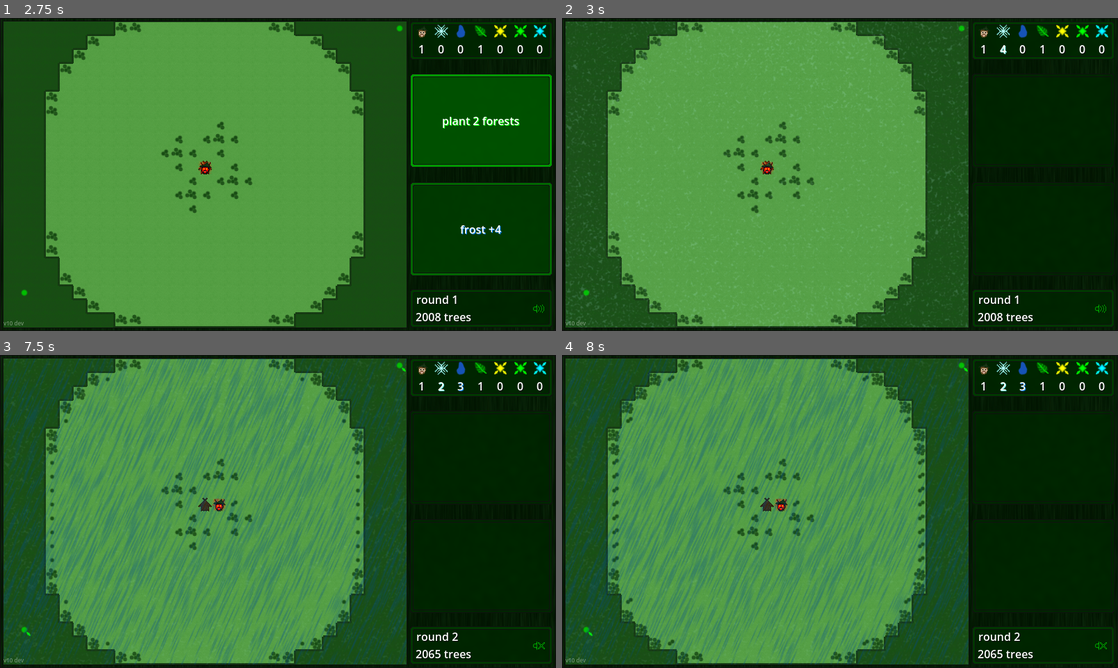
Above: before the commit, frames 1-4 (two rows, left to right).
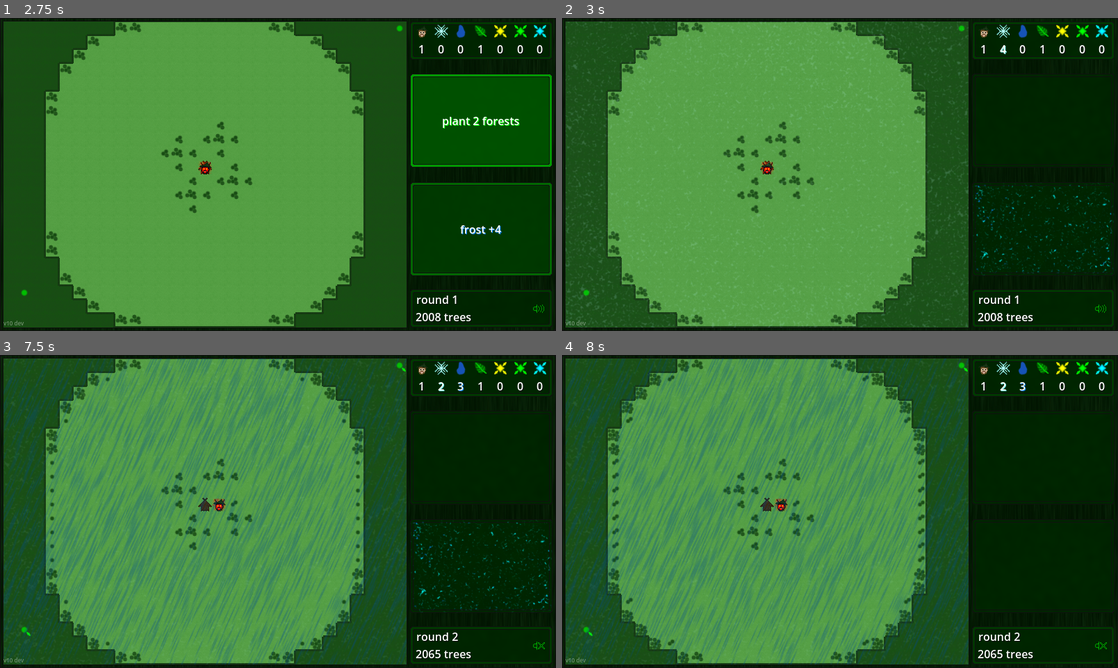
Above: after the commit, the same moments.

Repository: TriffnixXIV/ForstForward
Game: Godot game, scene res://Scenes/ForstForward.tscn
The game is run twice, just before and just after one commit, with the same random seed, the same clock (stepped at 60 frames per second) and the same inputs. Sound files missing from this copy of the repository are replaced by a short silence.
Inputs (mouse positions are in pixels of both pictures, inside the frame that each line leads up to):
- Up to frame 1 (2.75 s): click (205, 174) at 0.5 s; click (205, 174) at 1.25 s; click "plant 2 forests" at 2 s
- Up to frame 2 (3 s): click "frost +4" at 2.75 s
- Up to frame 3 (7.5 s): click (539, 646) at 3.5 s; tap Enter at 4.25 s; move the mouse to (400, 495) at 4.27 s; tap Tab at 4.35, 5.1, 5.85 s; click (400, 495) at 4.42 s; move the mouse to (166, 527) at 5.02 s; click (166, 527) at 5.17 s; tap Space at 5.75 s; move the mouse to (333, 442) at 5.77 s; click (333, 442) at 5.92 s; click "spawn a druid" at 6.5 s; click "rain +3" at 7.25 s
- Up to frame 4 (8 s): no input

Frame 1 is identical in both runs. In frame 2, 0.4% of the frame differs, in the area x 73-100%, y 52-83%; in frame 3, 0.4%; in frame 4, nothing differs.

Commit message:
option spark flash

Diff:
--- a/Source/Code/ButtonSparks.gd
+++ b/Source/Code/ButtonSparks.gd
@@ -8,9 +8,34 @@
 
 enum SparkColor {green, blue, purple, yellow}
 
+var base_modulate: float
+
+func set_crystal(crystal_type: Crystal.Type):
+	match crystal_type:
+		Crystal.Type.life:		set_color(ButtonSparks.SparkColor.yellow)
+		Crystal.Type.growth:	set_color(ButtonSparks.SparkColor.green)
+		Crystal.Type.weather:	set_color(ButtonSparks.SparkColor.blue)
+
 func set_color(color: SparkColor):
 	match color:
 		SparkColor.green:	texture = green_spark_texture
 		SparkColor.blue:	texture = blue_spark_texture
 		SparkColor.purple:	texture = purple_spark_texture
 		SparkColor.yellow:	texture = yellow_spark_texture
+
+func set_modulate_alpha(modulate_alpha):
+	base_modulate = modulate_alpha
+	if $Timer.is_stopped():
+		modulate.a = base_modulate
+
+func flash():
+	$Timer.start()
+	flip_h = true
+	base_modulate = modulate.a
+	modulate.a = 1.0
+
+func _on_timer_timeout():
+	modulate.a = max(base_modulate, modulate.a - 0.5)
+	flip_h = false
+	if base_modulate < modulate.a:
+		$Timer.start()
--- a/Source/Code/ForstForward.gd
+++ b/Source/Code/ForstForward.gd
@@ -230,26 +230,21 @@
 	top_upgrade.set_upgrade(new_upgrades[0])
 	bottom_upgrade.set_upgrade(new_upgrades[1])
 
-	var spark_color = null
-	match crystal_type:
-		Crystal.Type.life:		spark_color = ButtonSparks.SparkColor.yellow
-		Crystal.Type.growth:	spark_color = ButtonSparks.SparkColor.green
-		Crystal.Type.weather:	spark_color = ButtonSparks.SparkColor.blue
-
 	$Sidebar/InGameUI/TopOption/Label.text = top_upgrade.get_text()
-	$Sidebar/InGameUI/TopOption/Sparks.visible = true
-	$Sidebar/InGameUI/TopOption/Sparks.set_color(spark_color)
+	$Sidebar/InGameUI/TopOption/Sparks.set_modulate_alpha(0.5)
+	$Sidebar/InGameUI/TopOption/Sparks.set_crystal(crystal_type)
 	$Sidebar/InGameUI/BottomOption/Label.text = bottom_upgrade.get_text()
-	$Sidebar/InGameUI/BottomOption/Sparks.visible = true
-	$Sidebar/InGameUI/BottomOption/Sparks.set_color(spark_color)
+	$Sidebar/InGameUI/BottomOption/Sparks.set_modulate_alpha(0.5)
+	$Sidebar/InGameUI/BottomOption/Sparks.set_crystal(crystal_type)
 
 func next_actions():
 	var new_actions = action_factory.get_actions()
 
 	top_action.set_action(new_actions[0])
 	bottom_action.set_action(new_actions[1])
-	$Sidebar/InGameUI/TopOption/Sparks.visible = false
-	$Sidebar/InGameUI/BottomOption/Sparks.visible = false
+
+	$Sidebar/InGameUI/TopOption/Sparks.set_modulate_alpha(0.0)
+	$Sidebar/InGameUI/BottomOption/Sparks.set_modulate_alpha(0.0)
 
 func update_top_action_text():
 	$Sidebar/InGameUI/TopOption/Label.text = top_action.get_full_text()
@@ -268,6 +263,7 @@
 func enact_top_option():
 	if not $Sidebar/InGameUI/TopOption.disabled:
 		if upgrading:
+			$Sidebar/InGameUI/TopOption/Sparks.flash()
 			apply_upgrade(top_upgrade)
 		else:
 			if not $Sidebar/InGameUI/TopOption.has_focus():
@@ -277,6 +273,7 @@
 func enact_bottom_option():
 	if not $Sidebar/InGameUI/BottomOption.disabled:
 		if upgrading:
+			$Sidebar/InGameUI/BottomOption/Sparks.flash()
 			apply_upgrade(bottom_upgrade)
 		else:
 			if not $Sidebar/InGameUI/BottomOption.has_focus():
@@ -348,6 +345,13 @@
 	lock_selection(true)
 	if selected_action != null:
 		$Map.crystal_manager.add_progress(selected_action.get_crystal_type(), 2)
+		match selected_action:
+			top_action:
+				$Sidebar/InGameUI/TopOption/Sparks.set_crystal(top_action.get_crystal_type())
+				$Sidebar/InGameUI/TopOption/Sparks.flash()
+			bottom_action:
+				$Sidebar/InGameUI/BottomOption/Sparks.set_crystal(bottom_action.get_crystal_type())
+				$Sidebar/InGameUI/BottomOption/Sparks.flash()
 
 	selected_action = null
 
--- /dev/null
+++ b/Source/Scenes/ButtonSparks.tscn
@@ -0,0 +1,26 @@
+[gd_scene load_steps=6 format=3 uid="uid://b81j3drpu4b3g"]
+
+[ext_resource type="Script" path="res://Code/ButtonSparks.gd" id="1_3xalk"]
+[ext_resource type="Texture2D" uid="uid://b6bd7bg0wfhx2" path="res://Images/OptionButton/GreenSparks.png" id="2_rur68"]
+[ext_resource type="Texture2D" uid="uid://clagadh0qvmfo" path="res://Images/OptionButton/BlueSparks.png" id="3_6r4i8"]
+[ext_resource type="Texture2D" uid="uid://i6ojj323noyv" path="res://Images/OptionButton/PurpleSparks.png" id="4_t6m65"]
+[ext_resource type="Texture2D" uid="uid://bf5kaeg2x1e1l" path="res://Images/OptionButton/YellowSparks.png" id="5_8fx2j"]
+
+[node name="Sparks" type="TextureRect"]
+modulate = Color(1, 1, 1, 0.501961)
+anchors_preset = 15
+anchor_right = 1.0
+anchor_bottom = 1.0
+grow_horizontal = 2
+grow_vertical = 2
+script = ExtResource("1_3xalk")
+green_spark_texture = ExtResource("2_rur68")
+blue_spark_texture = ExtResource("3_6r4i8")
+purple_spark_texture = ExtResource("4_t6m65")
+yellow_spark_texture = ExtResource("5_8fx2j")
+
+[node name="Timer" type="Timer" parent="."]
+wait_time = 0.25
+one_shot = true
+
+[connection signal="timeout" from="Timer" to="." method="_on_timer_timeout"]
--- a/Source/Scenes/ForstForward.tscn
+++ b/Source/Scenes/ForstForward.tscn
@@ -76,11 +76,7 @@
 [ext_resource type="Texture2D" uid="uid://ds1gxf71eg7jm" path="res://Images/MuteButton/MuteButton.png" id="62_y5gb0"]
 [ext_resource type="Texture2D" uid="uid://cyjstqtiplehm" path="res://Images/MuteButton/MuteButtonPressed.png" id="63_hkoqk"]
 [ext_resource type="Texture2D" uid="uid://c82bnqhtjhkwq" path="res://Images/Crystals/CrystalBlueFull.png" id="63_vtxh1"]
-[ext_resource type="Script" path="res://Code/ButtonSparks.gd" id="67_75gqh"]
-[ext_resource type="Texture2D" uid="uid://b6bd7bg0wfhx2" path="res://Images/OptionButton/GreenSparks.png" id="68_bs5cj"]
-[ext_resource type="Texture2D" uid="uid://clagadh0qvmfo" path="res://Images/OptionButton/BlueSparks.png" id="69_d0ki3"]
-[ext_resource type="Texture2D" uid="uid://i6ojj323noyv" path="res://Images/OptionButton/PurpleSparks.png" id="70_ce7ok"]
-[ext_resource type="Texture2D" uid="uid://bf5kaeg2x1e1l" path="res://Images/OptionButton/YellowSparks.png" id="71_11sbm"]
+[ext_resource type="PackedScene" uid="uid://b81j3drpu4b3g" path="res://Scenes/ButtonSparks.tscn" id="77_axurg"]
 
 [sub_resource type="TileSetAtlasSource" id="TileSetAtlasSource_ufopn"]
 texture = ExtResource("7_gswc0")
@@ -1560,18 +1556,9 @@
 texture_disabled = ExtResource("53_g8171")
 texture_focused = ExtResource("54_ndqc2")
 
-[node name="Sparks" type="TextureRect" parent="Sidebar/InGameUI/TopOption"]
-layout_mode = 1
-anchors_preset = 15
-anchor_right = 1.0
-anchor_bottom = 1.0
-grow_horizontal = 2
-grow_vertical = 2
-script = ExtResource("67_75gqh")
-green_spark_texture = ExtResource("68_bs5cj")
-blue_spark_texture = ExtResource("69_d0ki3")
-purple_spark_texture = ExtResource("70_ce7ok")
-yellow_spark_texture = ExtResource("71_11sbm")
+[node name="Sparks" parent="Sidebar/InGameUI/TopOption" instance=ExtResource("77_axurg")]
+layout_mode = 0
+anchors_preset = 0
 
 [node name="Label" type="Label" parent="Sidebar/InGameUI/TopOption"]
 layout_mode = 1
@@ -1610,20 +1597,8 @@
 texture_disabled = ExtResource("53_g8171")
 texture_focused = ExtResource("54_ndqc2")
 
-[node name="Sparks" type="TextureRect" parent="Sidebar/InGameUI/BottomOption"]
-layout_mode = 1
-anchors_preset = 15
-anchor_right = 1.0
-anchor_bottom = 1.0
-grow_horizontal = 2
-grow_vertical = 2
-flip_h = true
-flip_v = true
-script = ExtResource("67_75gqh")
-green_spark_texture = ExtResource("68_bs5cj")
-blue_spark_texture = ExtResource("69_d0ki3")
-purple_spark_texture = ExtResource("70_ce7ok")
-yellow_spark_texture = ExtResource("71_11sbm")
+[node name="Sparks" parent="Sidebar/InGameUI/BottomOption" instance=ExtResource("77_axurg")]
+layout_mode = 1
 
 [node name="Label" type="Label" parent="Sidebar/InGameUI/BottomOption"]
 layout_mode = 1
Binary file changed: Source/Images/OptionButton/BlueSparks.png
Binary file changed: Source/Images/OptionButton/GreenSparks.png
Binary file changed: Source/Images/OptionButton/PurpleSparks.png
Binary file changed: Source/Images/OptionButton/YellowSparks.png
Not shown: 1 places in Source/Scenes/ForstForward.tscn that only renumber resources
Not shown, changed: Source/Text/Changelog.txt
Not shown, changed: Source/Images/OptionButton/Button.xcf
